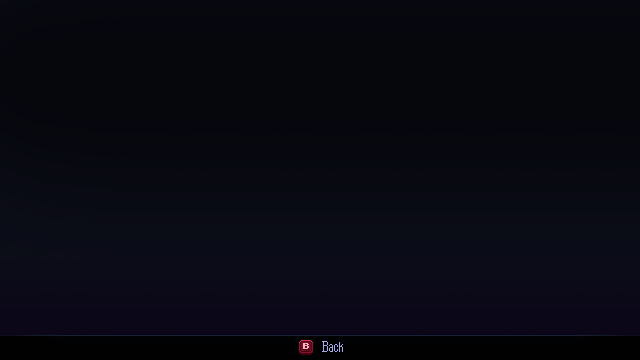
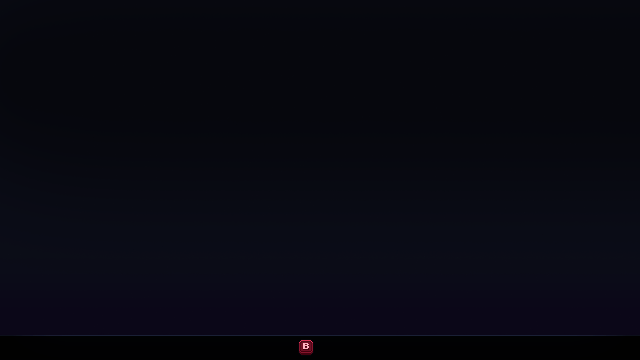
Revision of a layered 640 × 360 image; what changed, layer by layer:
painted on "back_xbox_0" over bbox(322, 341, 343, 352)